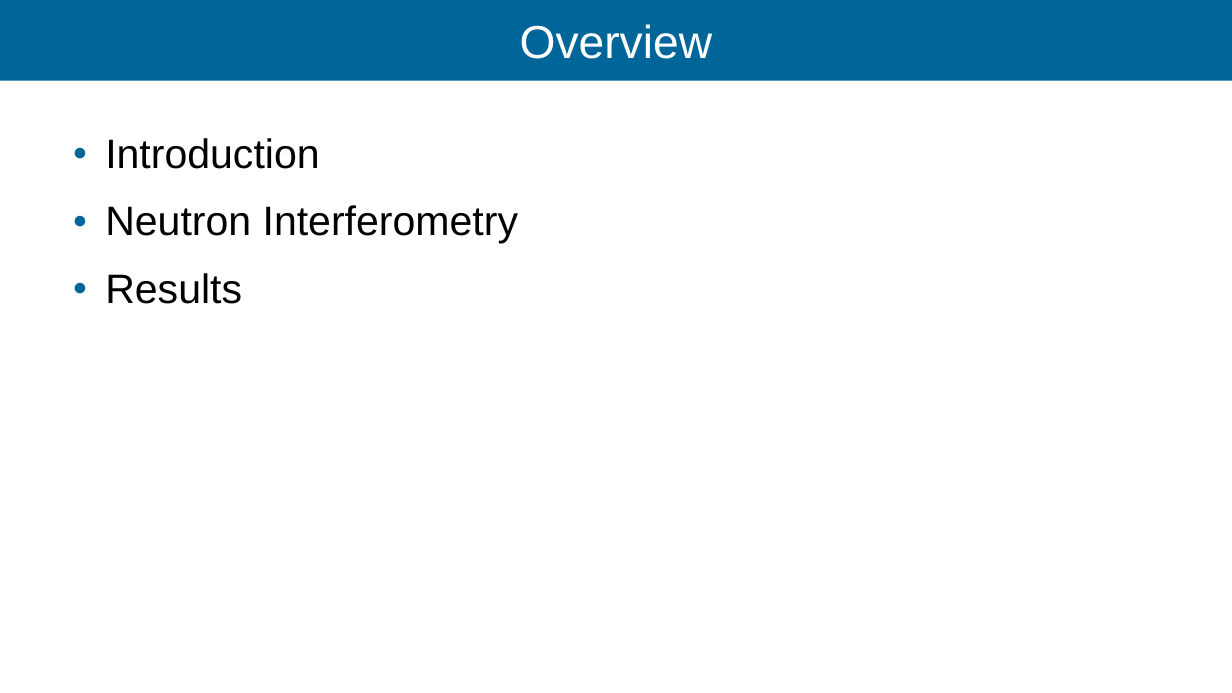
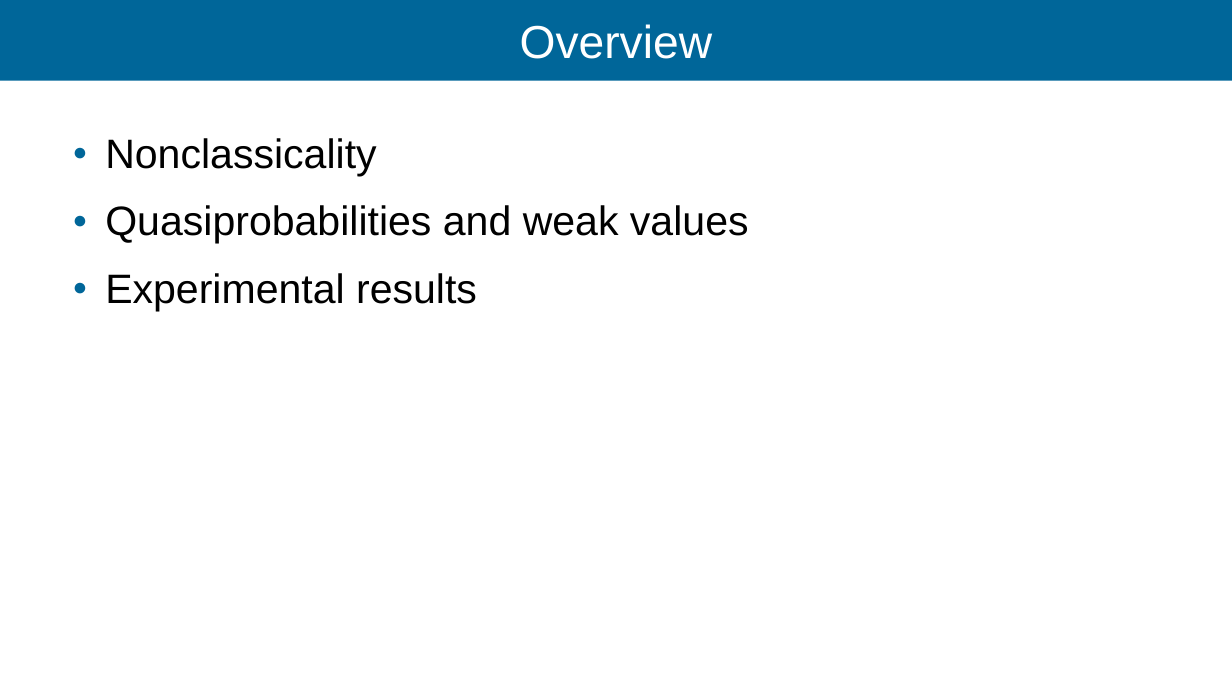
Before and after one commit to Ismaele-vincent/PhD, a slide deck: slide 4 of 2026/Talks/ILL Seminar/ILL seminar 2026 ver2.odp. Drawn at 1232x693 pixels with LibreOffice and Linux fonts; fonts in the diff are those of the drawing; background and template pictures are left out. Boxes give left, top, right and bottom in pixels: in the first picture for what was removed or moved away, otherwise in the second. Text is boxed around its words. In the diff, an @@ line names an element or a change of style, - is before the commit and + after.

```diff
--- a/2026/Talks/ILL Seminar/ILL seminar 2026 ver2.odp
+++ b/2026/Talks/ILL Seminar/ILL seminar 2026 ver2.odp
@@ text at bbox=[105, 138, 749, 311]: text changed @@
-● Introduction
-● Neutron Interferometry
-● Results
+● Nonclassicality
+● Quasiprobabilities and weak values
+● Experimental results
```
Also in this commit, not shown: 14 other slides changed, 7 slides added, 56 slides removed, 19 other files.
